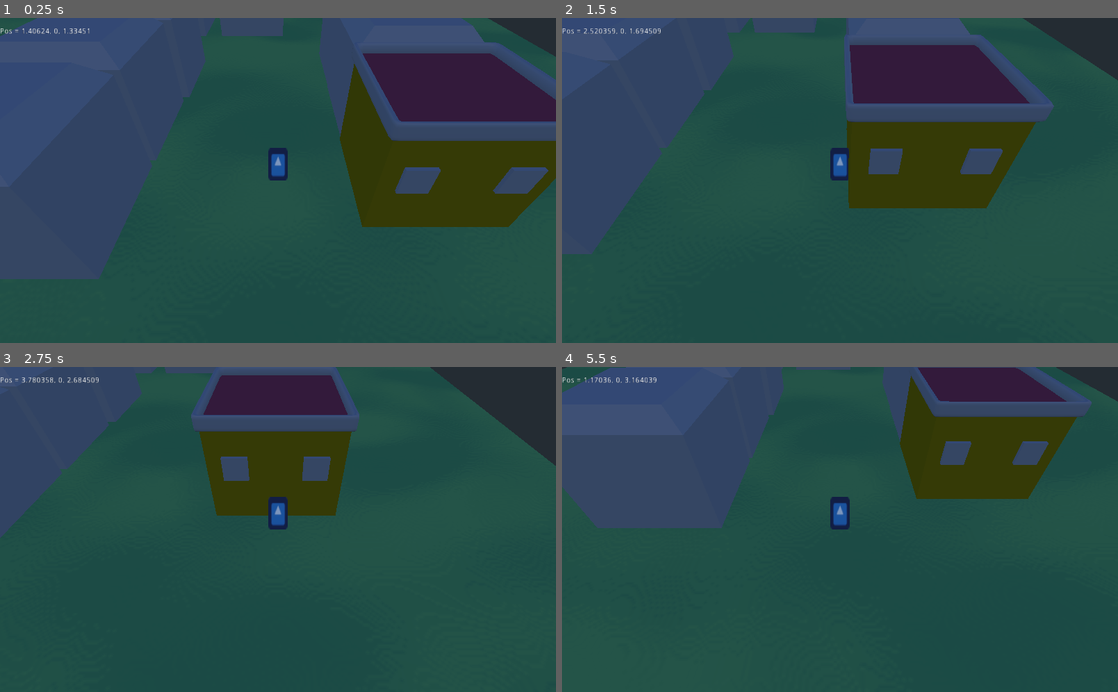
Above: before the commit, frames 1-4 (two rows, left to right).
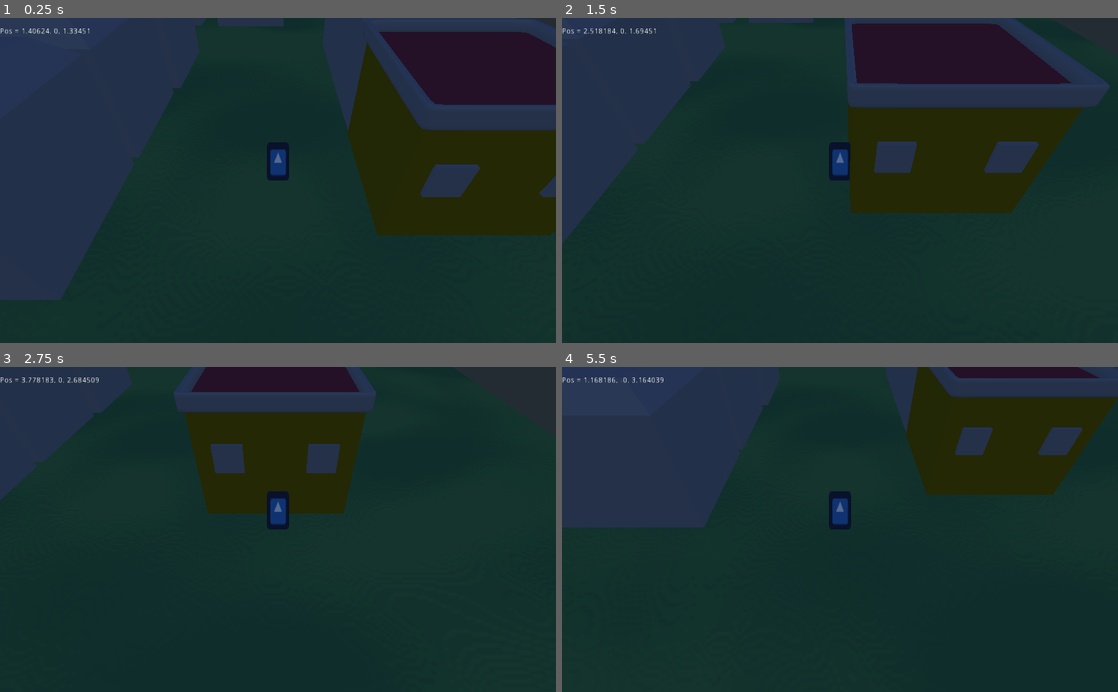
Above: after the commit, the same moments.

Repository: jagobagascon/project-laurel
Game: Godot game, scene res://World.tscn
Same seed, same stepped clock (60 frames per second), same inputs: the game is played once before the commit and once after it. The engine's default icon, where the game draws it, is replaced by a stand-in: a white triangle on a blue panel in a dark square.
Inputs:
- Up to frame 1 (0.25 s): no input
- Up to frame 2 (1.5 s): tap Enter at 0.5 s; hold Right (player_right) 0.53-1.28 s; hold Down (player_back) from 1.28 s (still down)
- Up to frame 3 (2.75 s): release Down (player_back) at 2.03 s; hold Right (player_right) from 2.03 s (still down)
- Up to frame 4 (5.5 s): release Right (player_right) at 2.78 s; hold Up (player_forward) 2.78-3.53 s; tap Space (player_brake) at 3.5 s; hold Left (player_left) 3.53-5.03 s; hold Down (player_back) from 5.03 s (still down)

The runs differ from the first frame. In frame 1, 87% of the frame differs, in the area x 0-100%, y 0-100%; in frame 2, 87%; in frame 3, 89%; in frame 4, 93%.

Commit message:
env: add basic dawn and dusk coloring

Diff:
--- a/Environment.gd
+++ b/Environment.gd
@@ -1,48 +1,36 @@
 extends Spatial
 
-
-# Declare member variables here. Examples:
-# var a = 2
-# var b = "text"
-
-const day = 24 * 60 * 60 * 1000
+const DAY_DURATION = 24 * 1000
 
 const day_start: float = 6.0 / 24.0
-const day_end: float = 18.0 / 24.0
+const day_end: float = 19.0 / 24.0
 
 const day_duration: float = day_end - day_start
-const dawn_duration: float = 0.5 / 24.0
-const dusk_duration: float = 0.5 / 24.0
+const dawn_duration: float = 1 / 24.0
+const dusk_duration: float = 1 / 24.0
 
-const MAX_ENERGY = 1.5
+const MAX_ENERGY = 1.0
+
+const DAY_START_ROTATION = -90
+const DAY_END_ROTATION = 90
+
+const DAY_SKY_TOP_COLOR: Color = Color(0.21, 0.31, 0.55)
+const DAY_SKY_HORIZON_COLOR: Color = Color(0.55, 0.7, 0.8)
+
+const DAWN_SKY_COLOR: Color = Color(0.84, 0.53, 0.0)
+var offset = 0
 
 # Called when the node enters the scene tree for the first time.
 func _ready():
-	pass # Replace with function body.
-
+	_update_offset_from_cur_time()
 
 # Called every frame. 'delta' is the elapsed time since the previous frame.
 func _process(_delta: float):
-	var offset = _get_offset_from_cur_time()
-	$SunPos.rotation_degrees.z = 180.0 - offset * 360.0
-	$SunPos/Sun.light_energy = _get_energy_from_offset(offset)
-	print(_get_energy_from_offset(offset))
+	_update_offset_from_cur_time()
+	_set_sun()
+	_set_env()
 
-func _get_energy_from_offset(offset: float) -> float:
-	var off = offset
-	if off < day_start or off > day_end:
-		#night
-		return 0.0
-	elif off < day_start + dawn_duration:
-		# dawn
-		return (off - day_start) / dawn_duration * MAX_ENERGY
-	elif off > day_end - dusk_duration:
-		# dusk
-		return (day_end - off) / dusk_duration * MAX_ENERGY
-	else:
-		return MAX_ENERGY
-
-func _get_offset_from_cur_time() -> float:
+func _update_offset_from_cur_time() -> void:
 	var time = OS.get_time()
 	var cur_time_ms = OS.get_system_time_msecs()
 
@@ -50,4 +38,63 @@
 	ms += time.minute * 60 * 1000.0
 	ms += time.second * 1000.0
 	ms += cur_time_ms - floor(cur_time_ms / 1000.0) * 1000.0
-	return ms / day
+	offset = ms / DAY_DURATION
+
+func _set_sun() -> void:
+	$SunPos.rotation_degrees.z = _get_sun_rotation_from_offset()
+	$SunPos/Sun.light_energy = _get_energy_from_offset()
+
+func _get_sun_rotation_from_offset() -> float:
+	# sun is visible from -90 to 90 this range should be for daylight
+	if _is_day():
+		var from = day_start #+ dawn_duration
+		var to = day_end #- dusk_duration
+		var day_offset = (offset - from) / (to - from)
+		return DAY_START_ROTATION + day_offset * (DAY_END_ROTATION - DAY_START_ROTATION)
+	else: #night
+		return 0.0 # does not matter
+
+func _get_energy_from_offset() -> float:
+	if _is_night():
+		#night
+		return 0.0
+	elif _is_dawn():
+		# dawn
+		var dawn_off = (offset - day_start) / dawn_duration
+		return dawn_off * dawn_off * dawn_off * MAX_ENERGY
+	elif _is_dusk():
+		# dusk
+		var dusk_off = (day_end - offset) / dusk_duration
+		return dusk_off * dusk_off * dusk_off * MAX_ENERGY
+	else: # normal day
+		return MAX_ENERGY
+
+func _set_env() -> void:
+	var off = 0
+	if _is_dawn():
+		off = (offset - day_start) / dawn_duration
+	elif _is_dusk():
+		off = (day_end - offset) / dusk_duration
+	else:
+		$WorldEnvironment.environment.ambient_light_sky_contribution = 1
+		return
+
+	var dawn_amount = 0.3
+	if off < 0.5:
+		off *= 2
+		$WorldEnvironment.environment.ambient_light_sky_contribution = 1.0 - off * dawn_amount
+	else:
+		off = (off - 0.5) * 2
+		$WorldEnvironment.environment.ambient_light_sky_contribution = (1.0 - dawn_amount) + off * dawn_amount
+
+func _is_night() -> bool:
+	return not _is_day()
+
+func _is_day() -> bool:
+	return offset > day_start and offset < day_end
+
+func _is_dawn() -> bool:
+	return offset < day_start + dawn_duration and offset > day_start
+
+func _is_dusk() -> bool:
+	return offset > day_end - dusk_duration and offset < day_end
--- a/Environment.tscn
+++ b/Environment.tscn
@@ -14,8 +14,7 @@
 [sub_resource type="Environment" id=2]
 background_mode = 2
 background_sky = SubResource( 1 )
-ambient_light_color = Color( 0.301961, 0.301961, 0.301961, 1 )
-ambient_light_energy = 2.32
+ambient_light_color = Color( 0.87451, 0.533333, 0, 1 )
 tonemap_mode = 2
 tonemap_white = 16.0
 
--- a/World.tscn
+++ b/World.tscn
@@ -69,7 +69,7 @@
 transform = Transform( 1, 0, 0, 0, 1, 0, 0, 0, 1, 1.40624, 5.96046e-08, 1.33451 )
 
 [node name="Camera" type="Camera" parent="Player"]
-transform = Transform( 1, 0, 0, 0, 0.707107, 0.707107, 0, -0.707107, 0.707107, 0, 3.45296, 3.45296 )
+transform = Transform( 1, 0, 0, 0, 0.707107, 0.707107, 0, -0.707107, 0.707107, 0, 3, 3 )
 current = true
 fov = 60.0
 size = 0.5
